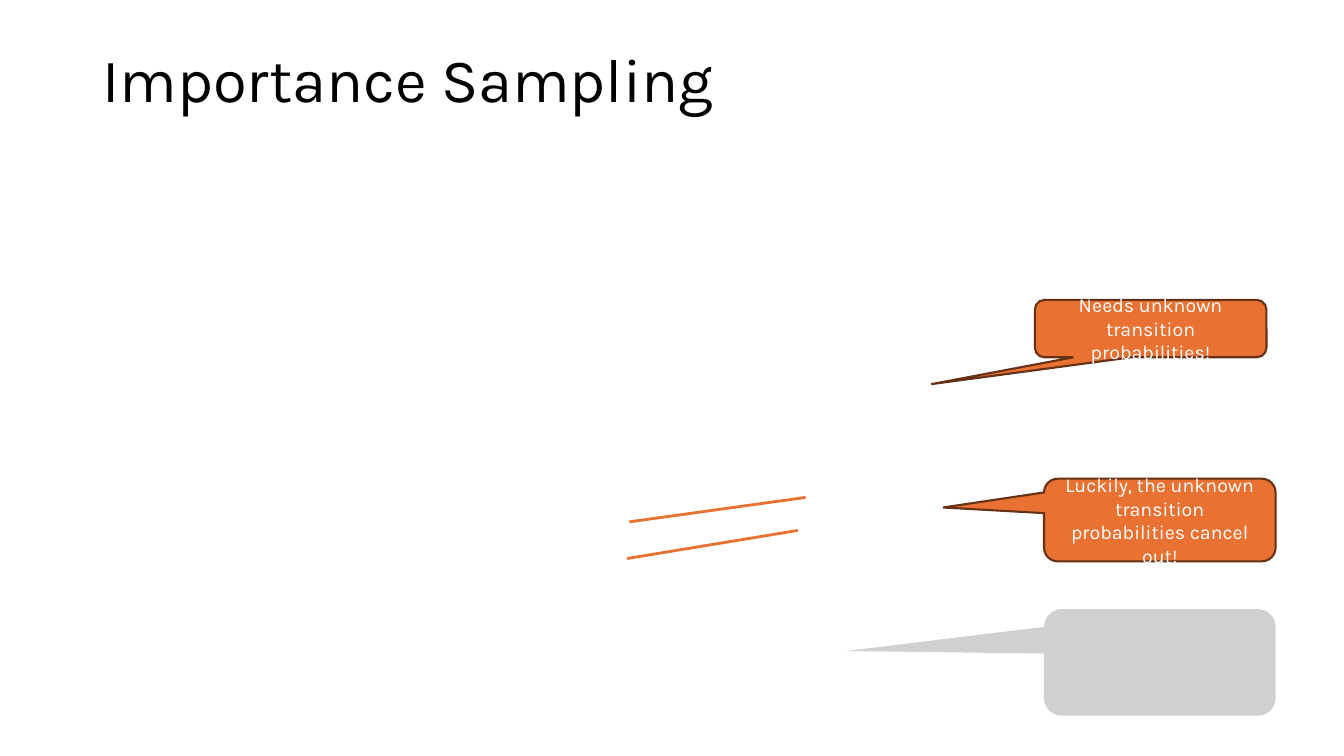
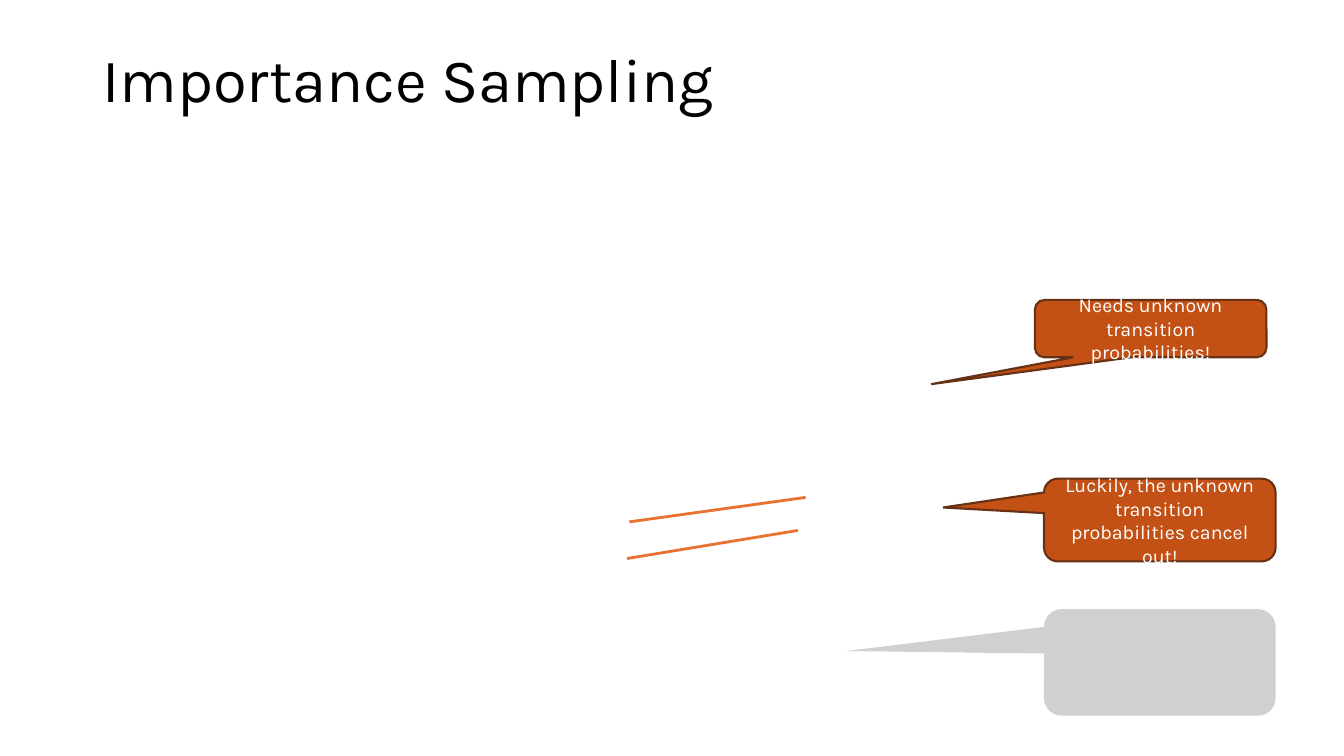
Before and after one commit to mhahsler/Introduction_to_Reinforcement_Learning, a slide deck: slide 25 of slides/Lecture_Chapter05.pptx. Drawn at 1344x756 pixels with LibreOffice and Linux fonts; fonts in the diff are those of the drawing; grey boxes stand for pictures. Boxes give left, top, right and bottom in pixels: in the first picture for what was removed or moved away, otherwise in the second. Text is boxed around its words. In the diff, an @@ line names an element or a change of style, - is before the commit and + after.

```diff
--- a/slides/Lecture_Chapter05.pptx
+++ b/slides/Lecture_Chapter05.pptx
@@ rounded speech box "Needs unknown transition probabilities!" at box(1035, 300, 1267, 358): fill #E97132 to #C35115 @@
@@ rounded speech box "Luckily, the unknown transition probabilities ..." at box(1045, 479, 1276, 562): fill #E97132 to #C35115 @@
```
Also in this commit, not shown: 1 other slide changed, 27 other files.
